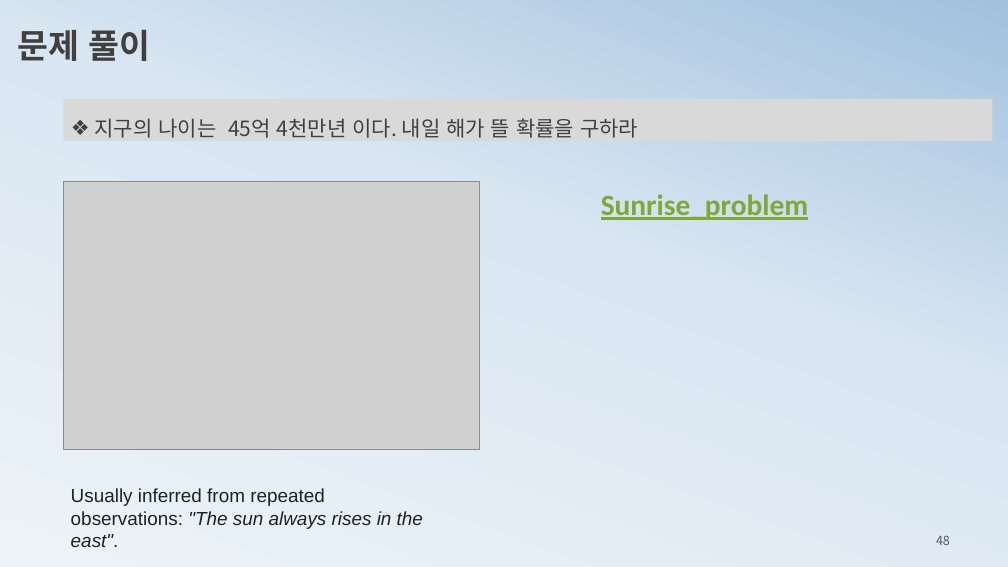
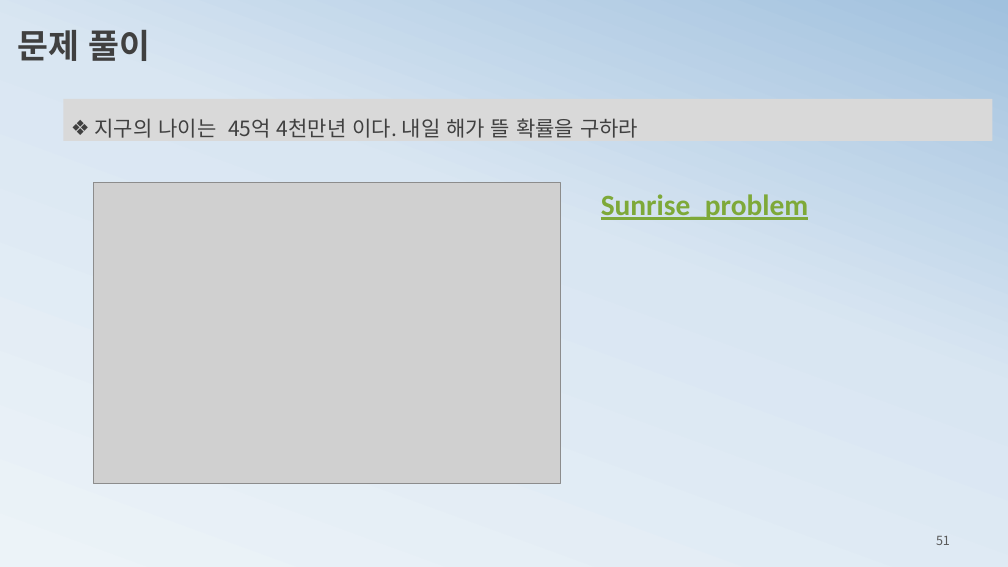
Before and after one commit to ancestor9/mathematics-for-machine-learning, a slide deck: slide 51 of 2_probability theory for machine learning.pptx (slide 48 before the commit). Drawn at 1008x567 pixels with LibreOffice and Linux fonts; fonts in the diff are those of the drawing; grey boxes stand for pictures. Boxes give left, top, right and bottom in pixels: in the first picture for what was removed or moved away, otherwise in the second. Text is boxed around its words. In the diff, an @@ line names an element or a change of style, - is before the commit and + after.

```diff
--- a/2_probability theory for machine learning.pptx
+++ b/2_probability theory for machine learning.pptx
@@ picture resized from (x1=64, y1=181, x2=479, y2=449) to (x1=93, y1=183, x2=560, y2=484) @@
@@ text removed at (x1=71, y1=488, x2=423, y2=547) @@
-Usually inferred from repeated observations: "The sun always rises in the east".
@@ page number at (x1=936, y1=536, x2=950, y2=545): text changed @@
-48
+51
```
Also in this commit, not shown: 3 other slides changed, 3 slides added, 12 slides removed, 1 other file.
